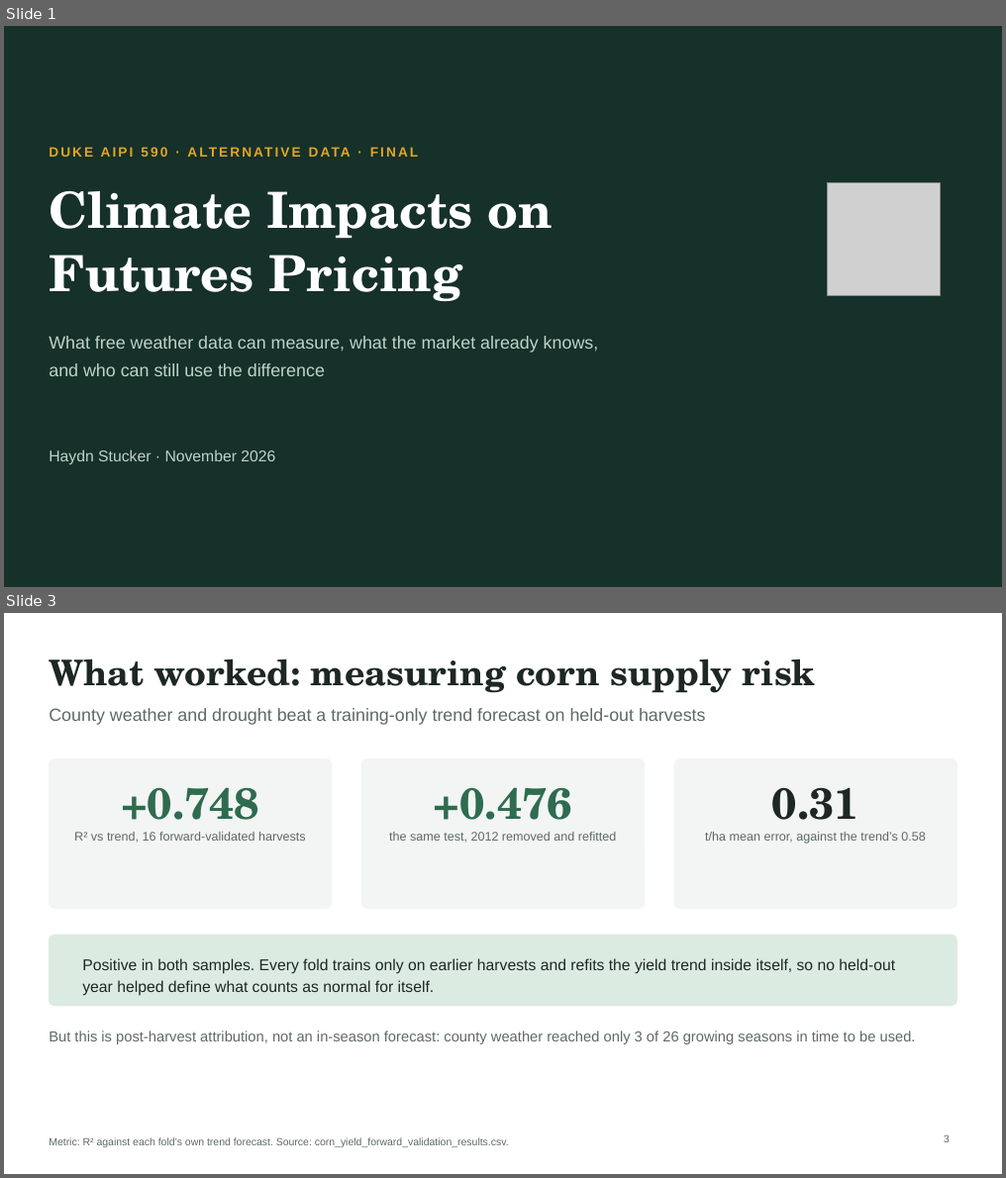
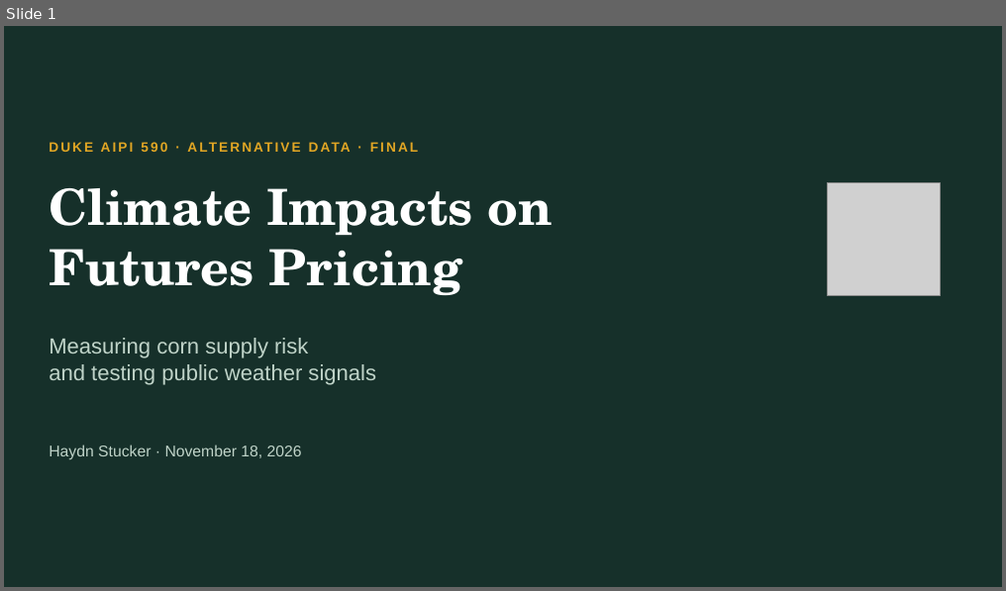
Before and after one commit to haydn-s/climate-futures-pricing, a slide deck: presentation/final/output/Final Presentation.pptx. Shown one above the other, each under a label of ours: slides 1 and 3 before the commit, slide 1 after it; the slides between them are not shown. The pictures are 1006x1178 and 1006x591 pixels, drawn with LibreOffice and Linux fonts; fonts in the diff are those of the drawing; grey boxes stand for pictures. Boxes give left, top, right and bottom in pixels: in the first picture for what was removed or moved away, otherwise in the second. Text is boxed around its words. In the diff, an @@ line names an element or a change of style, - is before the commit and + after.

```diff
--- a/presentation/final/output/Final Presentation.pptx
+++ b/presentation/final/output/Final Presentation.pptx
@@ slide 3 removed at (4, 613, 1002, 1174), background #FFFFFF @@
@@ text removed at (49, 659, 816, 693) @@
-What worked: measuring corn supply risk
@@ text removed at (49, 708, 706, 725) @@
-County weather and drought beat a training-only trend forecast on held-out harvests
@@ rounded rectangle removed at (49, 759, 332, 909) @@
@@ rounded rectangle removed at (361, 759, 645, 909) @@
@@ rounded rectangle removed at (675, 759, 957, 909) @@
@@ text removed at (121, 787, 259, 834) @@
-+0.748
@@ text removed at (434, 787, 572, 834) @@
-+0.476
@@ text removed at (772, 787, 859, 834) @@
-0.31
@@ text removed at (74, 832, 306, 843) @@
-R² vs trend, 16 forward-validated harvests
@@ text removed at (389, 832, 616, 843) @@
-the same test, 2012 removed and refitted
@@ text removed at (705, 832, 925, 844) @@
-t/ha mean error, against the trend’s 0.58
@@ rounded rectangle removed at (49, 935, 957, 1006) @@
@@ text removed at (82, 959, 895, 996) @@
-Positive in both samples. Every fold trains only on earlier harvests and refits the yield trend inside itself, so no held-out year helped define what counts as normal for itself.
@@ text removed at (49, 1031, 916, 1045) @@
-But this is post-harvest attribution, not an in-season forecast: county weather reached only 3 of 26 growing seasons in time to be used.
@@ text removed at (49, 1138, 509, 1148) @@
-Metric: R² against each fold’s own trend forecast. Source: corn_yield_forward_validation_results.csv.
@@ page number removed at (944, 1135, 949, 1143) @@
-3
@@ slide 1 changed as well @@
@@ text "DUKE AIPI 590 · ALTERNATIVE ..." at (49, 138, 723, 165): vertical alignment middle to top @@
@@ text "Climate Impacts on" at (49, 188, 551, 295): line spacing 1.05 to 1 @@
@@ text at (49, 338, 376, 385): text changed; size 17 to 21 pt @@
-What free weather data can measure, what the market already knows,
-and who can still use the difference
+Measuring corn supply risk
+and testing public weather signals
@@ text "Haydn Stucker · November 18, ..." at (49, 445, 302, 461): vertical alignment middle to top @@
@@ text at (49, 445, 302, 461): text changed @@
-Haydn Stucker · November 2026
+Haydn Stucker · November 18, 2026
```
Also in this commit, not shown: 11 slides added, 7 other slides removed, 6 other files.
